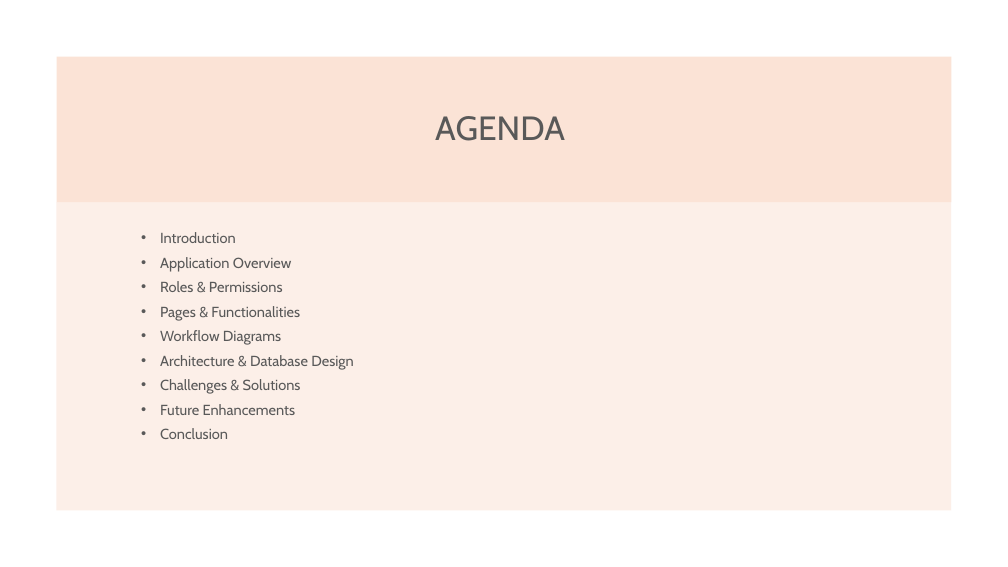
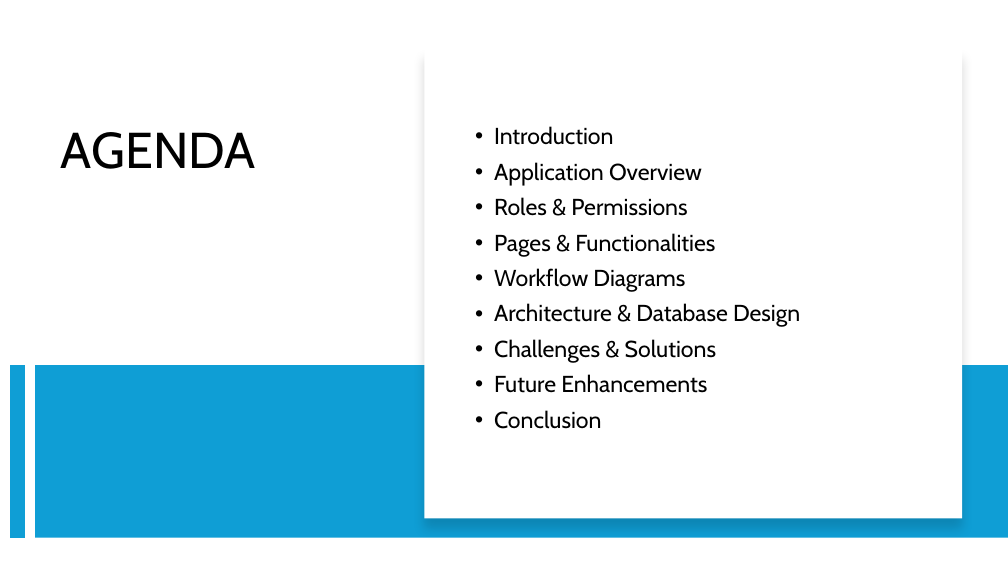
Before and after one commit to lookinfome/VaxTrack_v1.0.0, a slide deck: slide 2 of Vax Track V1 - Beta.pptx. Drawn at 1008x567 pixels with LibreOffice and Linux fonts; fonts in the diff are those of the drawing. Boxes give left, top, right and bottom in pixels: in the first picture for what was removed or moved away, otherwise in the second. Text is boxed around its words. In the diff, an @@ line names an element or a change of style, - is before the commit and + after.

```diff
--- a/Vax Track V1 - Beta.pptx
+++ b/Vax Track V1 - Beta.pptx
@@ rectangle removed at [57,57,951,202] @@
@@ rectangle added at [424,48,962,518], fill #FFFFFF @@
@@ title "AGENDA": place and size @@
-title "AGENDA" at [435,116,565,141]
+title "AGENDA" at [61,132,256,169]
@@ title "AGENDA" at [61,132,256,169]: size 32 to 48 pt, text colour #595959 to #000000; alignment centre to left; vertical alignment middle to top @@
@@ text "Introduction": place and size @@
-text "Introduction" at [160,232,354,439]
+text "Introduction" at [494,126,800,429]
@@ text "Introduction" at [494,126,800,429]: size 13.9 to 22 pt, text colour #595959 to #000000; line spacing 0.8 to 0.9 @@
@@ rectangle removed at [57,202,952,510] @@
@@ line added from (17, 365) to (17, 538), #0F9ED5 14 pt @@
@@ rectangle added at [35,365,1008,538], fill #0F9ED5 @@
```
Also in this commit, not shown: 20 other slides changed.
